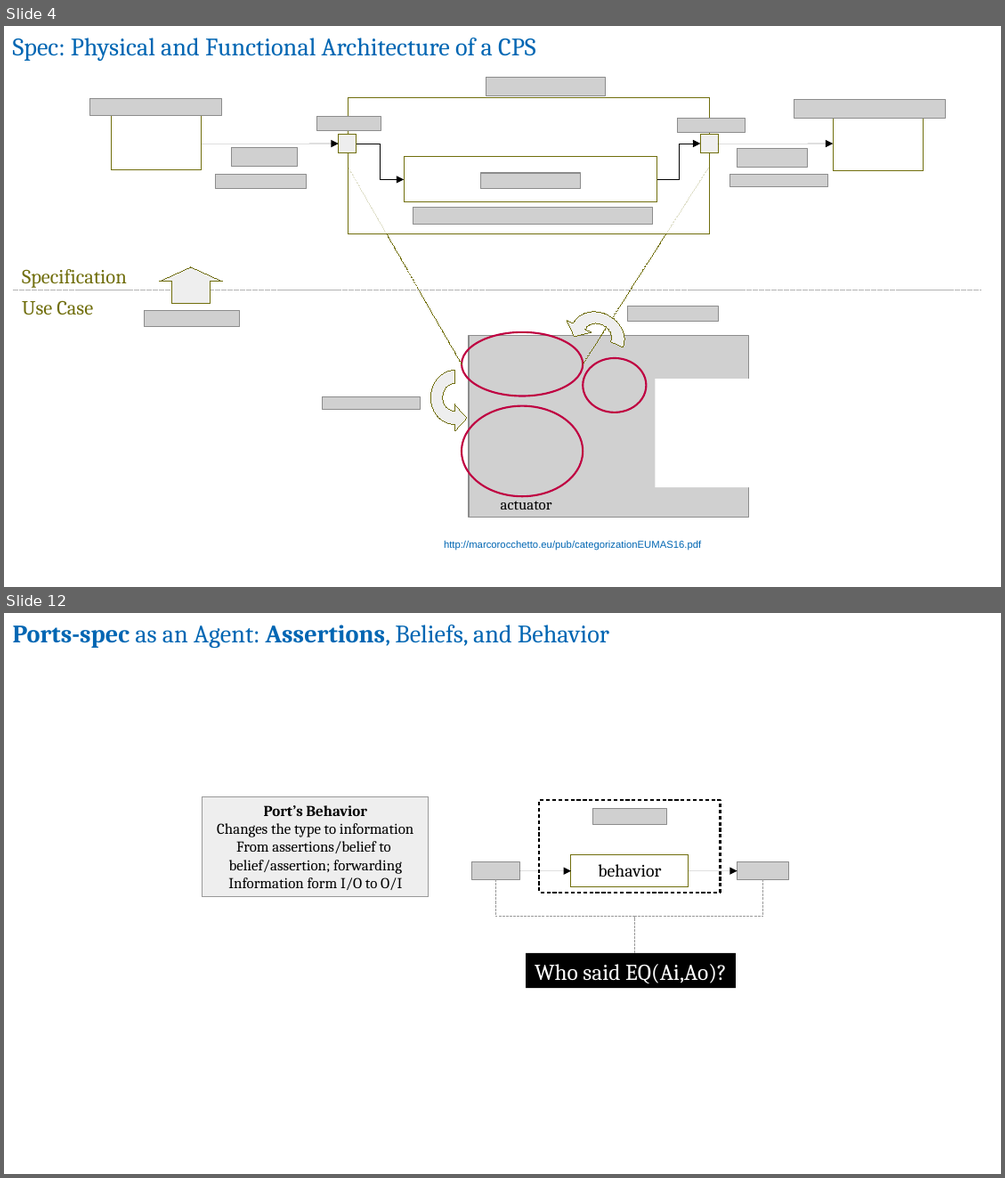
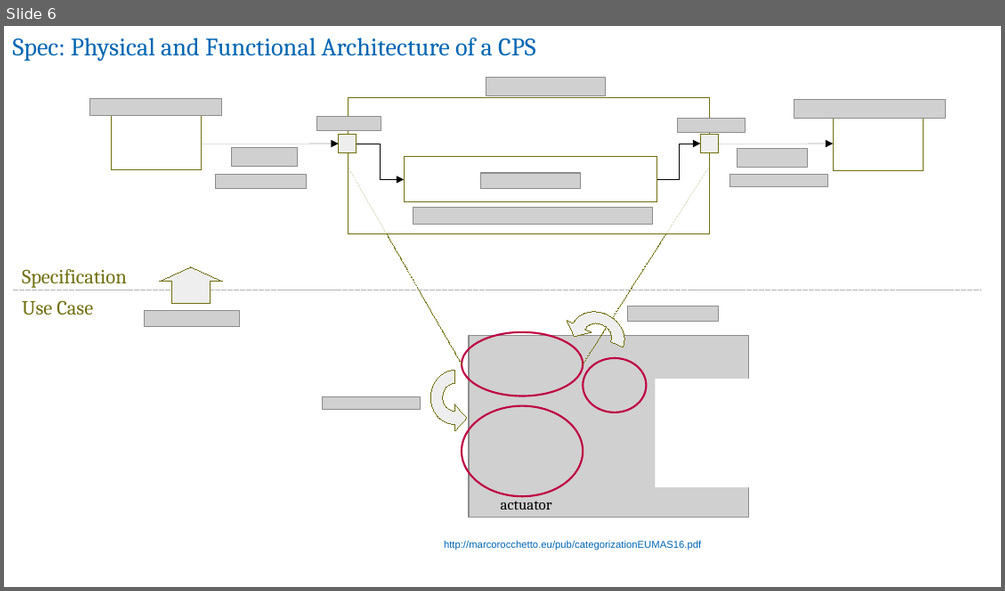
Before and after one commit to v-research/cybersecurity, a slide deck: images/v-research_tool-abf.odp. Shown one above the other, each under a label of ours: slides 4 and 12 before the commit, slide 6 after it; the slides between them are not shown. The pictures are 1005x1178 and 1005x591 pixels, drawn with LibreOffice and Linux fonts; fonts in the diff are those of the drawing; grey boxes stand for pictures. Boxes give left, top, right and bottom in pixels: in the first picture for what was removed or moved away, otherwise in the second. Text is boxed around its words. In the diff, an @@ line names an element or a change of style, - is before the commit and + after.

```diff
--- a/images/v-research_tool-abf.odp
+++ b/images/v-research_tool-abf.odp
@@ slide 12 removed at (4, 613, 1001, 1174), background #FFFFFF @@
@@ text removed at (13, 625, 609, 649) @@
-Ports-spec as an Agent: Assertions, Beliefs, and Behavior
@@ rectangle removed at (202, 796, 429, 896) @@
-Port’s Behavior
-Changes the type to information
-From assertions/belief to
-belief/assertion; forwarding
-Information form I/O to O/I
@@ rectangle removed at (540, 800, 720, 892) @@
@@ picture removed at (593, 809, 666, 824) @@
@@ picture removed at (471, 861, 519, 880) @@
@@ arrow removed from (519, 871) to (571, 871) @@
@@ rectangle removed at (571, 854, 688, 886) @@
-behavior
@@ arrow removed from (688, 871) to (737, 871) @@
@@ picture removed at (737, 861, 789, 880) @@
@@ elbow line removed from (496, 880) to (635, 953) @@
@@ elbow line removed from (763, 880) to (634, 953) @@
@@ rectangle removed at (526, 953, 736, 989) @@
-Who said EQ(Ai,Ao)?
@@ what was slide 4 is now slide 6 @@
```
Also in this commit, not shown: 25 slides changed, 12 slides added, 14 other slides removed.
